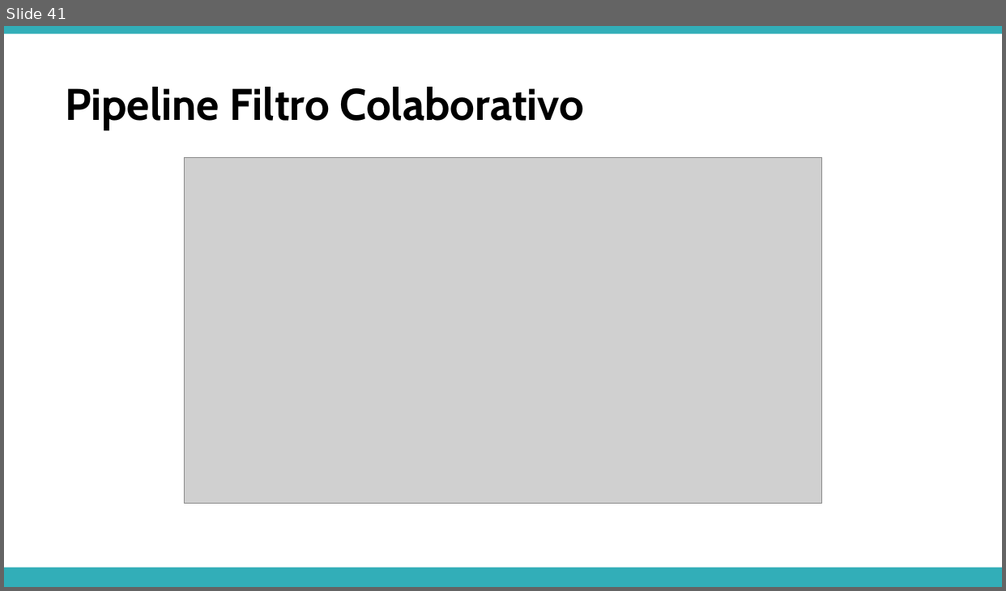
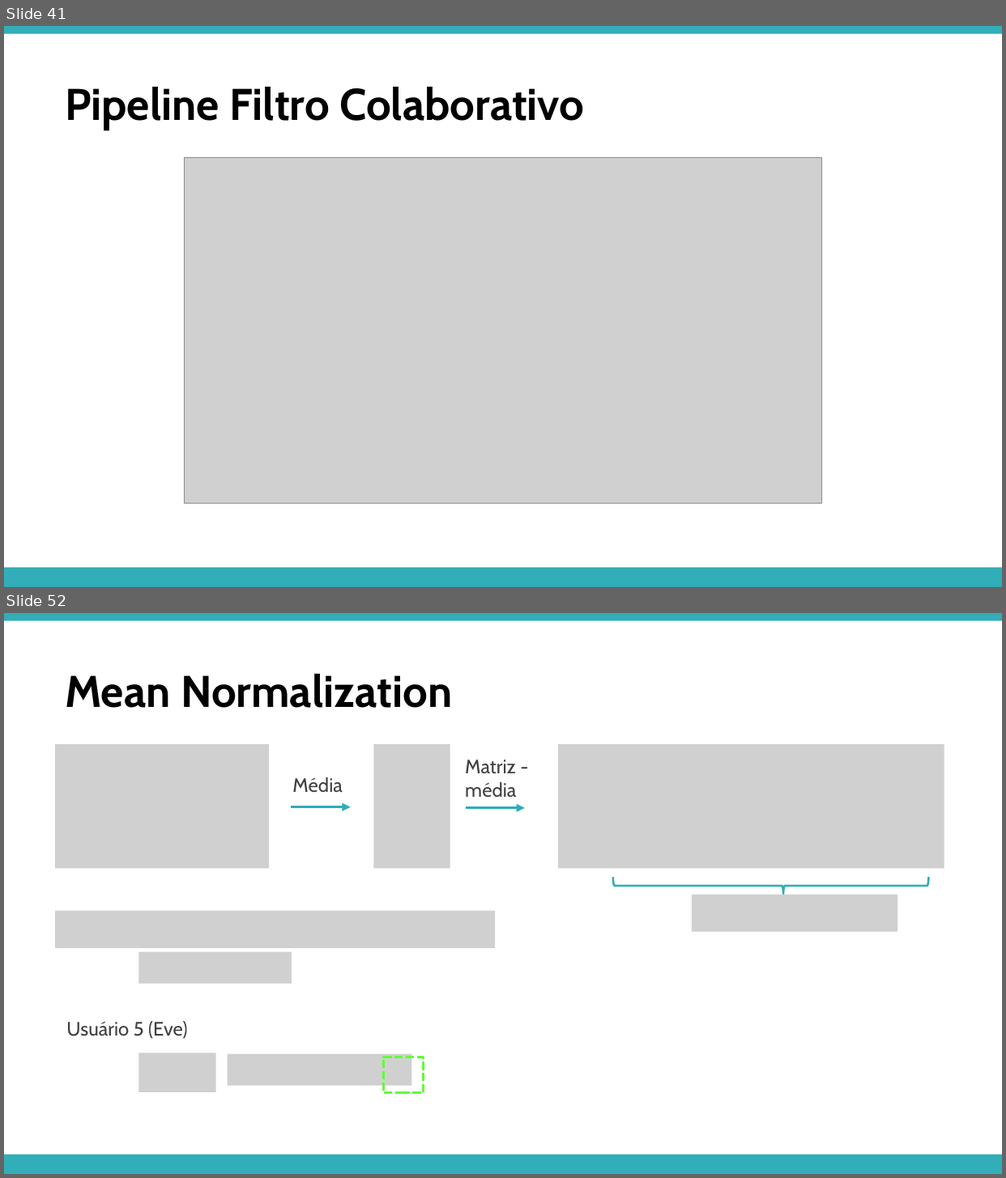
Before and after one commit to APILASTRI/coursera-stanford, a slide deck: machine-learning/notations/semana-9/presentation/15-recommender-systems.pptx. Shown one above the other, each under a label of ours: slide 41 before the commit, slides 41 and 52 after it; the slides between them are not shown. The pictures are 1006x591 and 1006x1178 pixels, drawn with LibreOffice and Linux fonts; fonts in the diff are those of the drawing; grey boxes stand for pictures. Boxes give left, top, right and bottom in pixels: in the first picture for what was removed or moved away, otherwise in the second. Text is boxed around its words. In the diff, an @@ line names an element or a change of style, - is before the commit and + after.

```diff
--- a/machine-learning/notations/semana-9/presentation/15-recommender-systems.pptx
+++ b/machine-learning/notations/semana-9/presentation/15-recommender-systems.pptx
@@ slide 52 added at (4, 613, 1002, 1174), background #FFFFFF; not listed: 2 template elements that a slide beside it also shows @@
@@ text added at (65, 674, 452, 708), 32 pt, text #000000, bold @@
+Mean Normalization
@@ picture added at (55, 745, 268, 868) @@
@@ picture added at (373, 745, 450, 868) @@
@@ picture added at (558, 745, 944, 868) @@
@@ text added at (292, 777, 342, 792), 14 pt, text #404040 @@
+Média
@@ text added at (465, 760, 516, 797), 14 pt, text #404040 @@
+Matriz - média
@@ arrow added from (292, 807) to (351, 807), #2EADB7 1.5 pt @@
@@ arrow added from (465, 807) to (525, 807), #2EADB7 1.5 pt @@
@@ right brace added at (613, 877, 928, 894), outline #2EADB7 1.5 pt @@
@@ picture added at (692, 894, 897, 931) @@
@@ picture added at (55, 911, 495, 948) @@
@@ picture added at (138, 952, 292, 984) @@
@@ text added at (66, 1021, 187, 1039), 14 pt, text #404040 @@
+Usuário 5 (Eve)
@@ picture added at (138, 1053, 215, 1092) @@
@@ picture added at (228, 1054, 412, 1086) @@
@@ rectangle added at (383, 1057, 423, 1093), outline #61FB37 2 pt dashed @@
```
Also in this commit, not shown: 1 slide changed, 11 other slides added, 51 other files.
